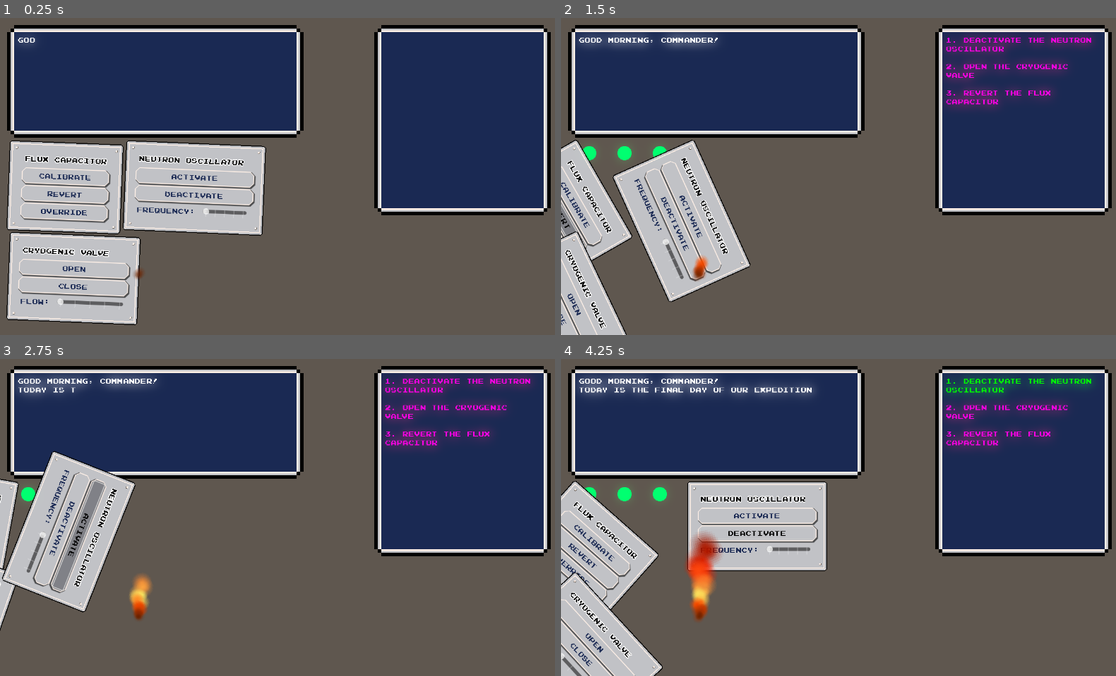
Above: before the commit, frames 1-4 (two rows, left to right).
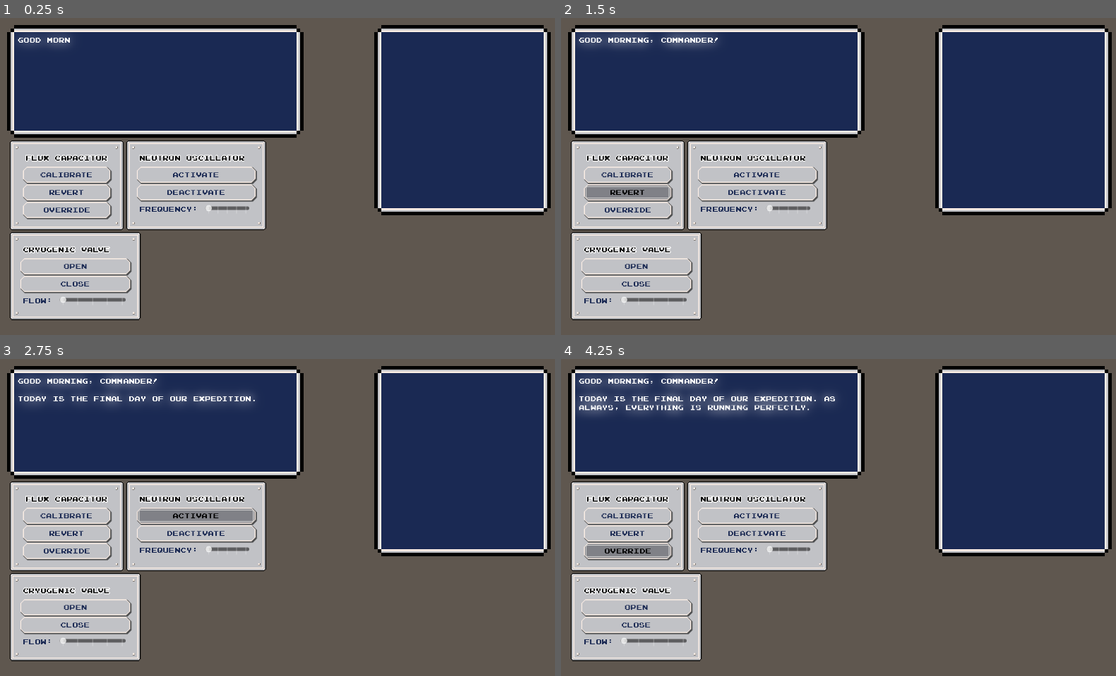
Above: after the commit, the same moments.

Repository: MarcosPRus/gamejambrackeys2025.1
Game: Godot game, scene res://Objects/Main/main.tscn
Same seed, same stepped clock (60 frames per second), same inputs: the game is played once before the commit and once after it.
Inputs (mouse positions are in pixels of both pictures, inside the frame that each line leads up to):
- Up to frame 1 (0.25 s): no input
- Up to frame 2 (1.5 s): click "Calibrate" at 0.5 s; click "Revert" at 1.25 s
- Up to frame 3 (2.75 s): click "Activate" at 2 s
- Up to frame 4 (4.25 s): click "Deactivate" at 2.75 s; click (627, 552) at 3.5 s, where only the run after the commit has a clickable "Override"

The runs differ from the first frame. In frame 1, 8.3% of the frame differs, in the area x 1-48%, y 5-97%; in frame 2, 19%; in frame 3, 21%, in the area x 0-96%, y 5-96%; in frame 4, 16%.

Commit message:
Added crisis mode

Diff:
--- a/Objects/GUI/GUI_panel.gd
+++ b/Objects/GUI/GUI_panel.gd
@@ -1,6 +1,6 @@
 extends PanelContainer
 
-var broken: bool = true
+var broken: bool = false
 var mouse_inside: bool = false
 
 @export var speed : float = 1.5
--- a/Objects/GUI/gui.gd
+++ b/Objects/GUI/gui.gd
@@ -1,17 +1,31 @@
 extends Control
 
-var writing_speed := 20 # In letters/second
+var writing_speed : float = 150.0 # In letters/second
 var tween
+
+signal writing_finished
+
 
 func _ready() -> void:
 	Global.GUI = self
 
 
-func set_main_screen_text(new_text:String) -> void:
-	if tween:
-		tween.kill()
-	tween = create_tween()
-	tween.tween_method(animate_main_text, "", new_text, new_text.length()/writing_speed)
+func clear_main_screen() -> void:
+	$MainScreenText.text = ""
+
+#func set_main_screen_text(new_text:String) -> void:
+	#if tween:
+		#tween.kill()
+	#tween = create_tween()
+	#Global.main_screen_tween = tween
+	#tween.tween_method(animate_main_text, "", new_text, new_text.length()/writing_speed)
+
+func append_main_screen_text(new_text: String) -> void:
+	var text_length = new_text.length()
+	for i in text_length:
+		$MainScreenText.append_text(new_text[i])
+		await get_tree().create_timer(1/writing_speed).timeout
+	writing_finished.emit()
 
 func set_secondary_screen_text(new_text:String) -> void:
 	$SecondaryScreenText.text = new_text
@@ -19,8 +33,9 @@
 func append_task(task:String) -> void:
 	$SecondaryScreenText.append_text(task)
 
-func animate_main_text(new_text:String) -> void:
-	$MainScreenText.text = new_text
+#func animate_main_text(new_text:String) -> void:
+	#$MainScreenText.text = new_text
+
 
 ############################
 ## Flux capacitor signals ##
--- a/Objects/Global/global.gd
+++ b/Objects/Global/global.gd
@@ -1,6 +1,12 @@
 extends Node
 
 var GUI : Control
+var Camera : Camera2D
+var main_screen_tween : Tween
+
+var fire_scene = preload("res://Objects/Fire/fire.tscn")
+
+var crisis_mode : bool = false
 
 var task_count : int = 0
 var current_task_sequence : Array[String] = []
@@ -49,6 +55,21 @@
 	await get_tree().create_timer(0.1).timeout
 	change_state(GameState.START)
 
+func _process(delta: float) -> void:
+	if crisis_mode:
+		run_crisis_mode()
+
+
+func run_crisis_mode() -> void:
+	var intensity: int = randi_range(10,40)
+	var duration: float = randf_range(1.0, 3.0)
+	Camera.shake(intensity, duration)
+	crisis_mode = false
+
+	if randf() > 0.9:
+		var fire_instance = fire_scene.instantiate()
+		fire_instance.global_position = Vector2(randi_range(0,1280), randi_range(0,720))
+		get_tree().current_scene.add_child(fire_instance)
 
 func change_state(new_state: int) -> void:
 	# TODO: Clean up the previous state
@@ -73,19 +94,30 @@
 		GameState.MISSION_COMPLETE:
 			mission_complete_state()
 
+func wait(time: float, wait_writing: bool) -> void:
+	if wait_writing:
+		await GUI.writing_finished
+	await get_tree().create_timer(time).timeout
 
 func start_state() -> void:
 	print("Start state entered")
-	GUI.set_main_screen_text("Good morning, Commander!
-Today is the final day of our expedition.
-As always, everything is running perfectly.
-We are scheduled to arrive at the destination in just a few hours.
-Congratulations on another flawlessly succesful mission!
-I've reviewed all the ship systems and identified a few minor parameters that need a quick adjustment to maintain our pristine operational status.
-
-Please complete the tasks displayed in the right panel [color=#FF004D]in the correct order[/color].")
-
-	await get_tree().create_timer(1).timeout # TODO: Poner a 30 en la versión final
+	GUI.clear_main_screen()
+	crisis_mode = false
+
+	GUI.append_main_screen_text("Good morning, Commander!")
+	await wait(1, true)
+	GUI.append_main_screen_text("\n\nToday is the final day of our expedition.")
+	await wait(1, true)
+	GUI.append_main_screen_text(" As always, everything is running perfectly.")
+	await wait(1, true)
+	GUI.append_main_screen_text("\n\nWe are scheduled to arrive at the destination in just a few hours.")
+	await wait(1, true)
+	GUI.append_main_screen_text(" At this point in the mission, nothing can possibly go wrong, so congratulations on another flawlessly succesful mission!")
+	await wait(1.5, true)
+	GUI.append_main_screen_text("\n\nI've reviewed all the ship systems and identified a few minor parameters that need a quick adjustment to maintain our pristine operational status.")
+	await wait(1, true)
+	GUI.append_main_screen_text("\n\nPlease complete the tasks displayed in the right panel in the correct order.")
+	await wait(0, true)
 
 	task_count = 3
 	setup_tasks_sequence()
@@ -93,12 +125,25 @@
 
 func micrometeors_state() -> void:
 	print("Micrometeors state entered")
-	GUI.set_main_screen_text("Great job commander!
-What is that sound?
-Oh! looks like some meteorites are impacting the ship.
-There is no need to worry, we just need to increase the shields power")
-
-	await get_tree().create_timer(1).timeout # TODO: Poner a 30 en la versión final
+	GUI.clear_main_screen()
+
+	GUI.append_main_screen_text("Excellent work, Commander!")
+	await wait(2, true)
+
+	crisis_mode = true
+	await wait(1.5, false)
+
+	GUI.append_main_screen_text("\n\nI am detecting a curious vibration on the ships hull")
+	await wait(0.5, true)
+
+	GUI.append_main_screen_text("\n\nCould that be... meteorites?")
+	await wait(0.5, true)
+
+	GUI.append_main_screen_text("\n\nNo need to worry, we just need to increase the shields power a bit and we'll deflect them effortlessly")
+	await wait(0.5, true)
+
+	GUI.append_main_screen_text("\n\nPlease complete the tasks displayed in the right panel in the correct order.")
+	await wait(0, true)
 
 	task_count = 5
 	setup_tasks_sequence()
@@ -106,9 +151,8 @@
 
 func reactor_oh_state() -> void:
 	print("Reactor overheat state entered")
-	GUI.set_main_screen_text("Ups, now the reactor is over heating")
-
-	await get_tree().create_timer(1).timeout # TODO: Poner a 30 en la versión final
+	crisis_mode = false
+	GUI.clear_main_screen()
 
 	task_count = 10
 	setup_tasks_sequence()
--- /dev/null
+++ b/Objects/Main/camera_2d.gd
@@ -0,0 +1,26 @@
+extends Camera2D
+
+var shaking: bool = false
+var intensity: int = 0
+
+func _ready() -> void:
+	Global.Camera = self
+
+
+func _process(delta: float) -> void:
+	if shaking:
+		offset = Vector2(randi_range(0,intensity), randi_range(0, intensity))
+
+
+func shake(amount: int, duration: float) -> void:
+	shaking = true
+	var timer = get_tree().create_timer(duration)
+	timer.timeout.connect(on_timer_timeout)
+	intensity = amount
+
+
+func on_timer_timeout() -> void:
+	shaking = false
+	offset = Vector2.ZERO
+	await get_tree().create_timer(randf_range(1.5,4)).timeout
+	Global.crisis_mode = true
--- a/Objects/Main/main.tscn
+++ b/Objects/Main/main.tscn
@@ -3,7 +3,7 @@
 [ext_resource type="Script" path="res://Objects/Main/main.gd" id="1_sg56b"]
 [ext_resource type="PackedScene" uid="uid://cnk3xv6fvtx5t" path="res://Objects/Console/console.tscn" id="2_g6mka"]
 [ext_resource type="PackedScene" uid="uid://b0hnyjlv8t2ki" path="res://Objects/GUI/GUI.tscn" id="3_beutd"]
-[ext_resource type="PackedScene" uid="uid://dxgd1q1kxrimq" path="res://Objects/Fire/fire.tscn" id="4_thnnw"]
+[ext_resource type="Script" path="res://Objects/Main/camera_2d.gd" id="4_fe8by"]
 
 [sub_resource type="FastNoiseLite" id="FastNoiseLite_t3wax"]
 frequency = 0.5
@@ -27,5 +27,6 @@
 
 [node name="GUI" parent="." instance=ExtResource("3_beutd")]
 
-[node name="Fire" parent="." instance=ExtResource("4_thnnw")]
-position = Vector2(314, 586)
+[node name="Camera2D" type="Camera2D" parent="."]
+anchor_mode = 0
+script = ExtResource("4_fe8by")
Not shown, added: Assets/Sounds/Arcade Explosion.wav.import
Not shown, added: Assets/Sounds/Arcade Explosion.wav
